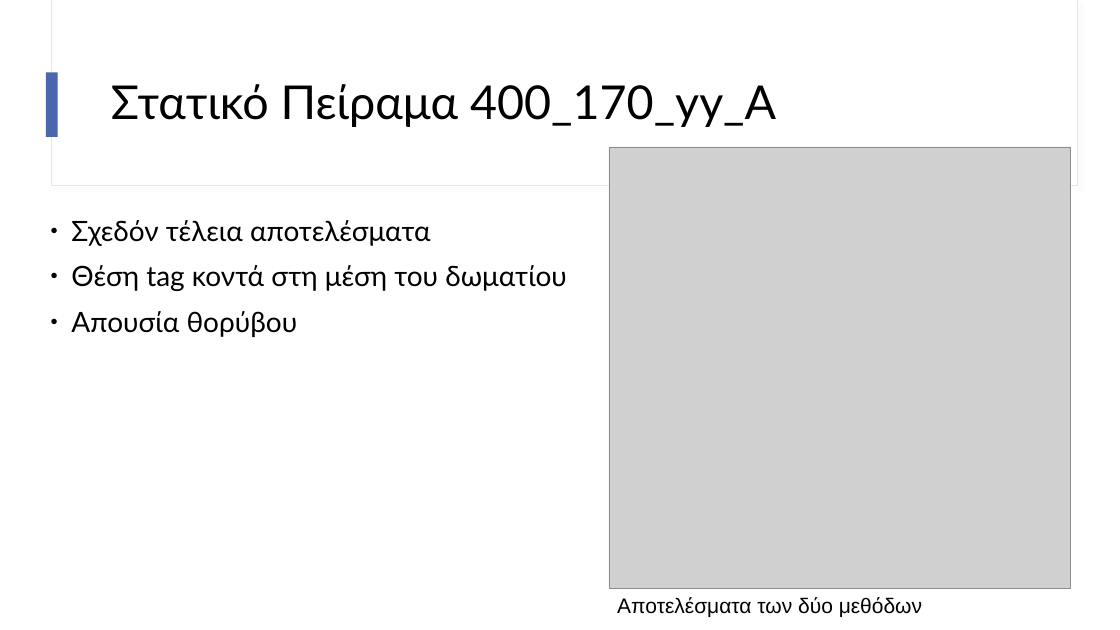
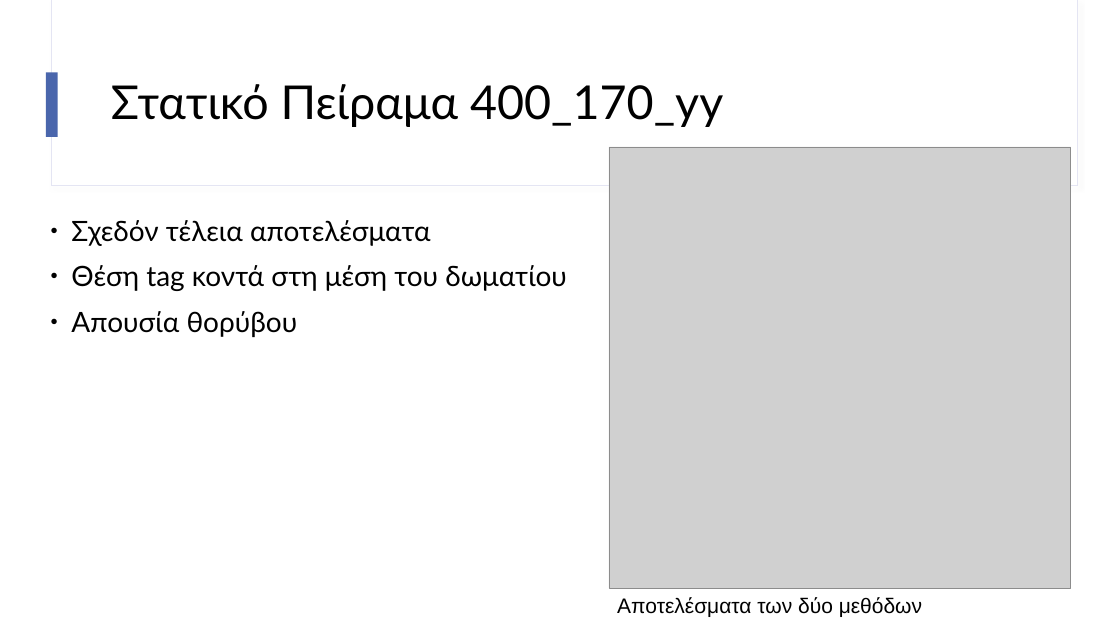
Before and after one commit to imanthoc/thesis, a slide deck: slide 21 of report/powerpoint/my_parousiasi.odp (slide 26 before the commit). Drawn at 1120x630 pixels with LibreOffice and Linux fonts; fonts in the diff are those of the drawing; grey boxes stand for pictures. Boxes give left, top, right and bottom in pixels: in the first picture for what was removed or moved away, otherwise in the second. Text is boxed around its words. In the diff, an @@ line names an element or a change of style, - is before the commit and + after.

```diff
--- a/report/powerpoint/my_parousiasi.odp
+++ b/report/powerpoint/my_parousiasi.odp
@@ title at bbox=[111, 84, 723, 127]: text changed @@
-Στατικό Πείραμα 400_170_yy_A
+Στατικό Πείραμα 400_170_yy
```
Also in this commit, not shown: 27 other slides changed, 5 slides removed, 4 other files.
